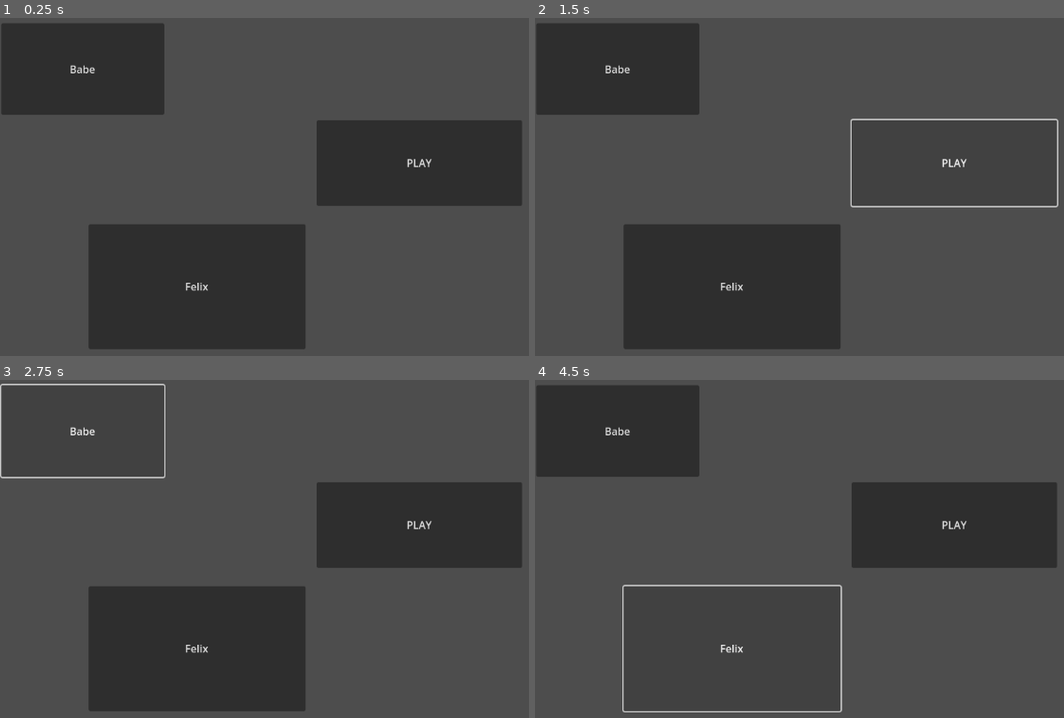
Above: before the commit, frames 1-4 (two rows, left to right).
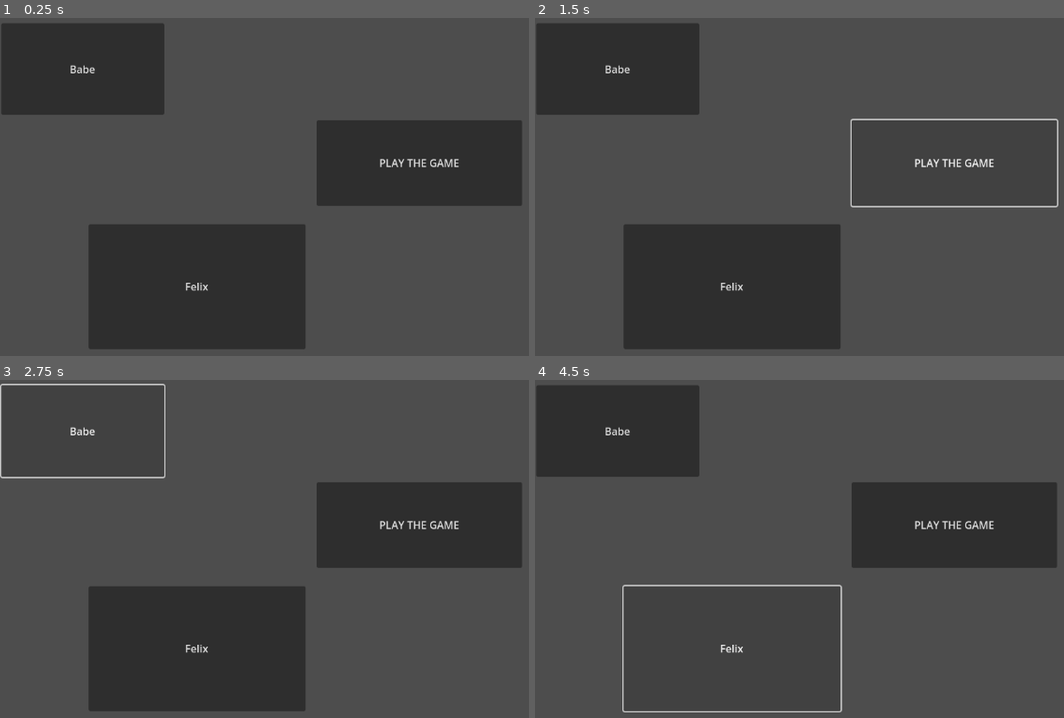
Above: after the commit, the same moments.

Repository: chemicallove123/VerCon
Game: Godot game, scene res://node_2d.tscn
Same seed, same stepped clock (60 frames per second), same inputs: the game is played once before the commit and once after it.
Inputs:
- Up to frame 1 (0.25 s): no input
- Up to frame 2 (1.5 s): click "PLAY" (after the commit: "PLAY THE GAME") at 0.5 s; click "PLAY" (after the commit: "PLAY THE GAME") at 1.25 s
- Up to frame 3 (2.75 s): click "Babe" at 2 s
- Up to frame 4 (4.5 s): click "Felix" at 2.75 s; click "Babe" at 3.5 s; click "Felix" at 4.25 s

The runs differ from the first frame. In frame 1, 0.2% of the frame differs, in the area x 71-87%, y 41-45%; in frame 2, 0.2%; in frame 3, 0.2%; in frame 4, 0.2%.

Commit message:
Update node_2d.tscn

Diff:
--- a/node_2d.tscn
+++ b/node_2d.tscn
@@ -8,7 +8,7 @@
 offset_top = 166.0
 offset_right = 827.0
 offset_bottom = 298.0
-text = "PLAY
+text = "PLAY THE GAME
 "
 
 [node name="Button2" type="Button" parent="."]
